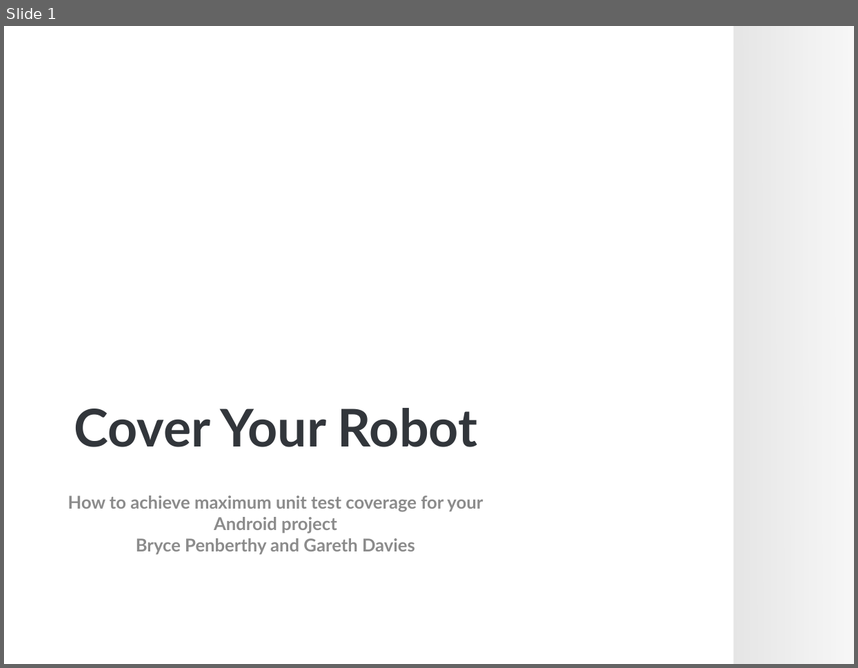
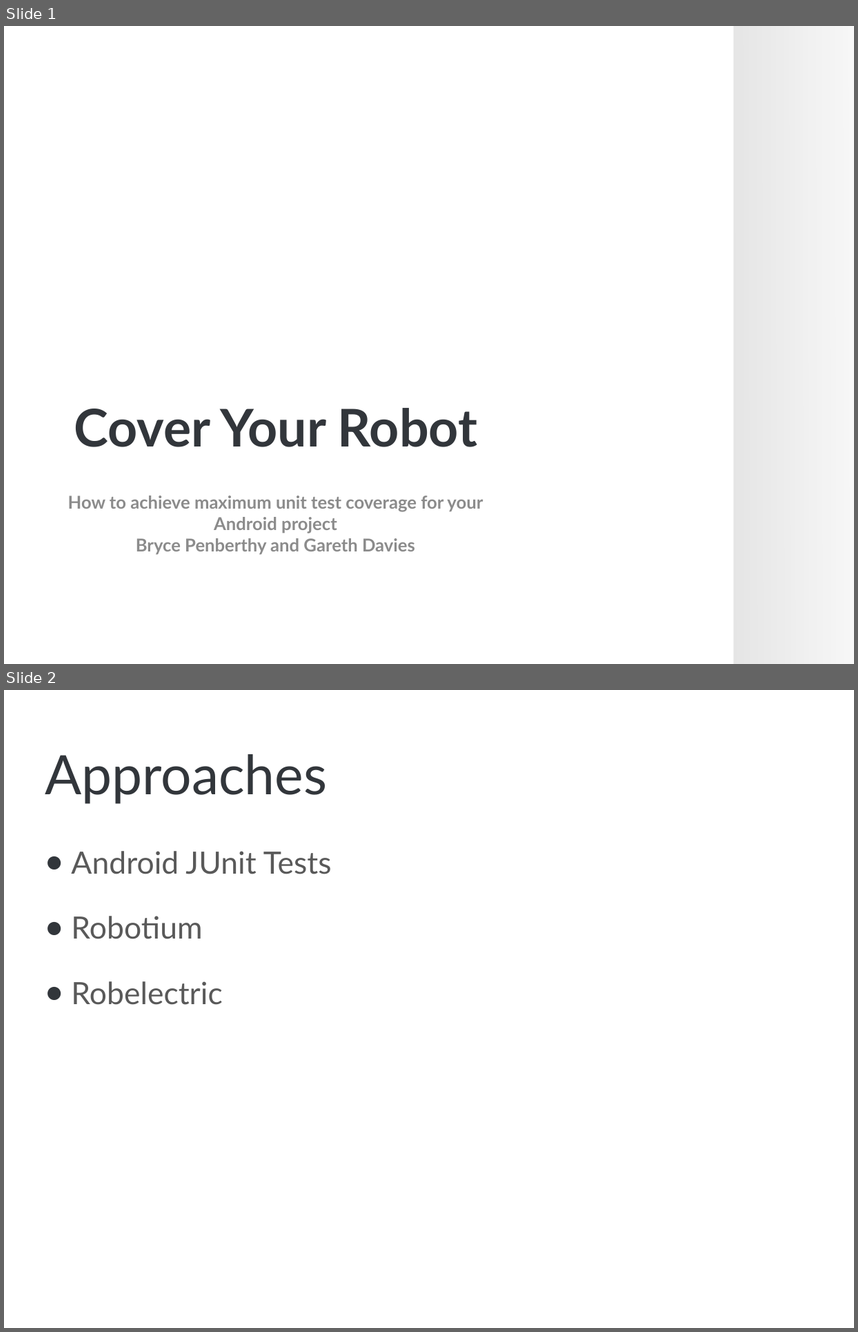
Before and after one commit to brycep/thomas, a slide deck: thomas-android/src/main/presentations/Unit Testing.pptx. Shown one above the other, each under a label of ours: slide 1 before the commit, slides 1 and 2 after it. The pictures are 858x668 and 858x1332 pixels, drawn with LibreOffice and Linux fonts; fonts in the diff are those of the drawing; background and template pictures are left out. Boxes give left, top, right and bottom in pixels: in the first picture for what was removed or moved away, otherwise in the second. Text is boxed around its words. In the diff, an @@ line names an element or a change of style, - is before the commit and + after.

```diff
--- a/thomas-android/src/main/presentations/Unit Testing.pptx
+++ b/thomas-android/src/main/presentations/Unit Testing.pptx
@@ slide 2 added at (4, 690, 854, 1328), background picture (left out) @@
@@ title added at (45, 754, 327, 804), 46 pt, text #32363B @@
+Approaches
@@ text added at (71, 851, 332, 1005), 26 pt, text #595959 @@
+● Android JUnit Tests
+● Robotium
+● Robelectric
```
Also in this commit, not shown: 9 other slides added.
